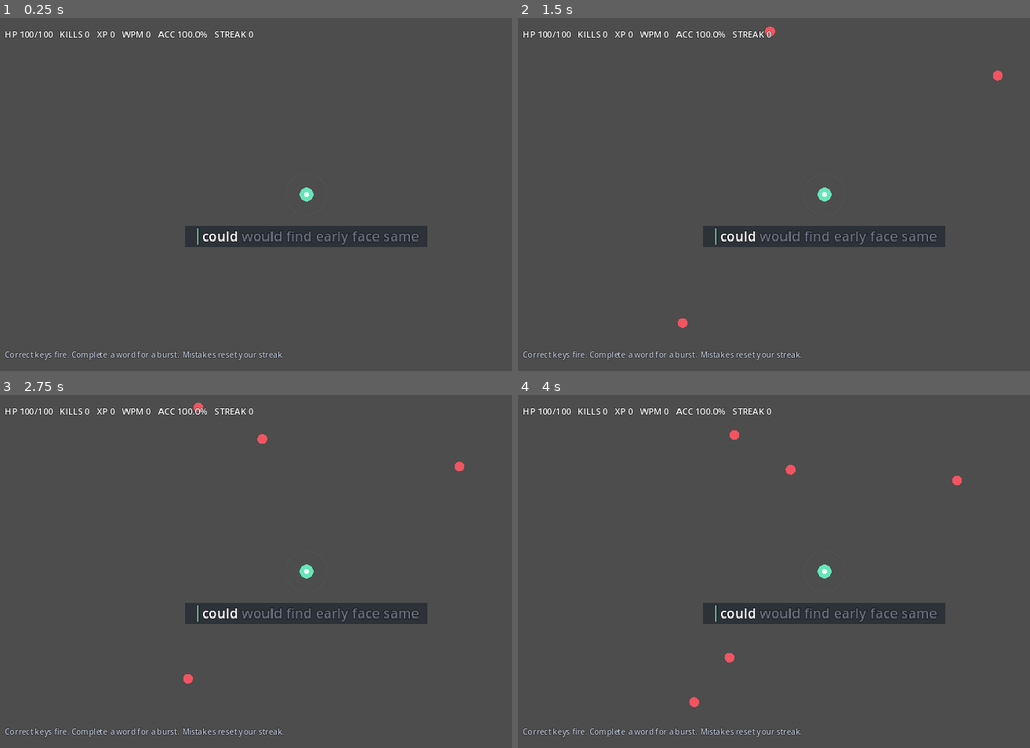
Above: before the commit, frames 1-4 (two rows, left to right).
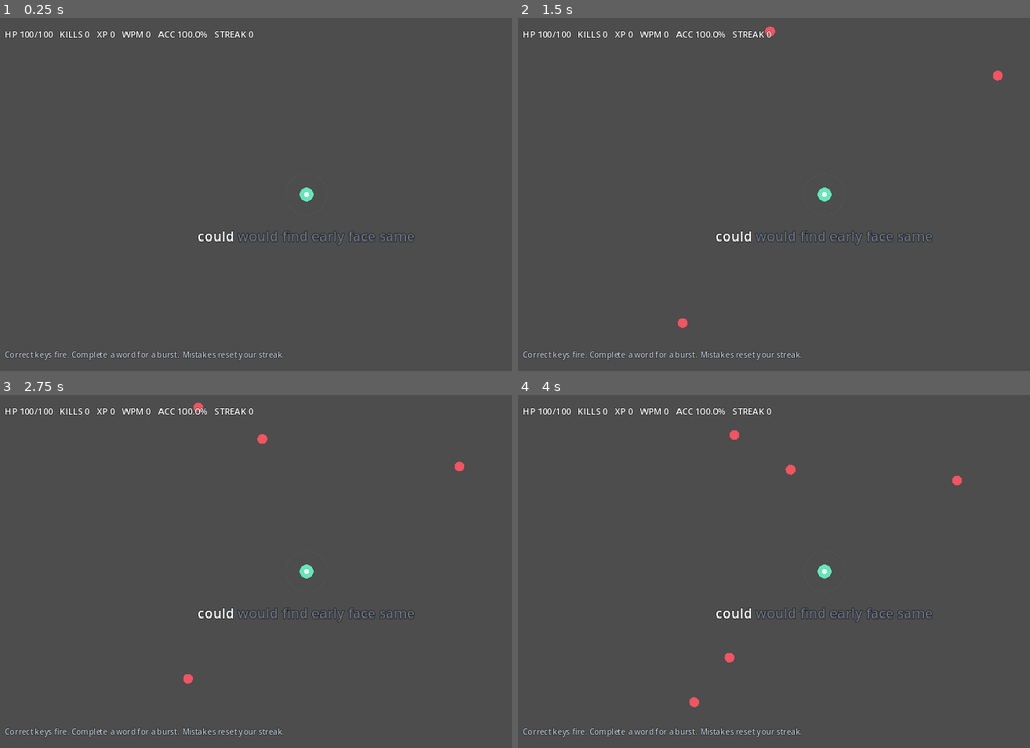
Above: after the commit, the same moments.

Repository: jlcuenca00/typing-roguelite
Game: Godot game, scene res://scenes/Main.tscn
Same seed, same stepped clock (60 frames per second), same inputs: the game is played once before the commit and once after it.
Inputs:
- Up to frame 1 (0.25 s): no input
- Up to frame 2 (1.5 s): tap Enter at 0.5 s
- Up to frame 3 (2.75 s): tap Space at 2 s
- Up to frame 4 (4 s): no input

The runs differ from the first frame. In frame 1, 2.4% of the frame differs, in the area x 36-84%, y 58-65%; in frame 2, 2.4%; in frame 3, 2.4%; in frame 4, 2.4%.
Error after the commit: Invalid access to property or key 'size' on a base object of type 'null instance'. (res://scripts/main.gd:361)

Commit message:
ui: use non-layout-shifting overlay caret

Diff:
--- a/game/scripts/main.gd
+++ b/game/scripts/main.gd
@@ -27,6 +27,13 @@
 var shake_time := 0.0
 var shake_strength := 0.0
 
+# The caret is a separate overlay, like Monkeytype's. It never becomes part
+# of the text string, so advancing it cannot change the word's layout.
+var caret_target_x := 0.0
+var caret_visual_x := 0.0
+var caret_initialized := false
+var caret_idle_time := 0.0
+
 var kills := 0
 var xp := 0
 var words_completed := 0
@@ -39,6 +46,7 @@
 var typed_characters := 0
 
 @onready var typing_panel: RichTextLabel = $HUD/TypingPanel
+@onready var typing_caret: ColorRect = $HUD/TypingCaret
 @onready var stats_label: Label = $HUD/Stats
 
 
@@ -47,7 +55,7 @@
 	_load_words()
 	for i in range(6):
 		_append_random_word()
-	_update_typing_ui()
+	_update_typing_ui(true)
 	_update_stats()
 	queue_redraw()
 
@@ -71,6 +79,7 @@
 	_update_damage_numbers(delta)
 	_update_stats()
 	_update_canvas_shake()
+	_update_typing_caret(delta)
 	queue_redraw()
 
 
@@ -85,8 +94,10 @@
 		return
 
 	typed_characters += 1
+	caret_idle_time = 0.0
 	var current := word_queue[0]
 	var expected := current.substr(typed_index, 1)
+	var snap_caret := false
 
 	if typed == expected:
 		correct_keys += 1
@@ -99,12 +110,13 @@
 
 		if typed_index >= current.length():
 			_complete_word()
+			snap_caret = true
 	else:
 		incorrect_keys += 1
 		streak = 0
 		error_flash = 0.16
 
-	_update_typing_ui()
+	_update_typing_ui(snap_caret)
 
 
 func _load_words() -> void:
@@ -309,36 +321,74 @@
 			damage_numbers[i] = number
 
 
-func _update_typing_ui() -> void:
+func _update_typing_ui(snap_caret: bool = false) -> void:
 	if word_queue.is_empty():
 		return
 
-	var current := word_queue[0]
-	var completed := current.substr(0, typed_index)
-	var next_character := ""
-	var remaining := ""
-
-	if typed_index < current.length():
-		next_character = current.substr(typed_index, 1)
-		remaining = current.substr(typed_index + 1)
-
+	# Do not insert a "|" character into the line. The displayed text remains
+	# pixel-identical while typing; only the overlay caret moves.
 	var pieces: Array[String] = []
-	# Keep the word one color. A thin caret marks the exact insertion point
-	# without turning the next character into a second color block.
-	var current_markup := "[color=#ffffff]" + completed
-	if next_character != "":
-		current_markup += "[color=#8ff0c2]│[/color]" + next_character
-	current_markup += remaining + "[/color]"
-	pieces.append(current_markup)
+	pieces.append("[color=#ffffff]" + word_queue[0] + "[/color]")
 
 	for i in range(1, mini(word_queue.size(), 6)):
 		pieces.append("[color=#697180]" + word_queue[i] + "[/color]")
 
-	var prefix := ""
+	typing_panel.text = "[center]" + " ".join(pieces) + "[/center]"
+	_update_caret_target(snap_caret)
+
+
+func _update_caret_target(snap: bool = false) -> void:
+	if word_queue.is_empty():
+		return
+
+	var font := typing_panel.get_theme_font("normal_font")
+	var font_size := typing_panel.get_theme_font_size("normal_font_size")
+	var visible_words: Array[String] = []
+
+	for i in range(mini(word_queue.size(), 6)):
+		visible_words.append(word_queue[i])
+
+	var plain_line := " ".join(visible_words)
+	var completed := word_queue[0].substr(0, typed_index)
+	var total_width := font.get_string_size(
+		plain_line, HORIZONTAL_ALIGNMENT_LEFT, -1, font_size
+	).x
+	var completed_width := font.get_string_size(
+		completed, HORIZONTAL_ALIGNMENT_LEFT, -1, font_size
+	).x
+
+	var line_left := typing_panel.position.x + (typing_panel.size.x - total_width) * 0.5
+	caret_target_x = line_left + completed_width - typing_caret.size.x * 0.5
+
+	if snap or not caret_initialized:
+		caret_visual_x = caret_target_x
+		caret_initialized = true
+		typing_caret.position.x = caret_visual_x
+
+
+func _update_typing_caret(delta: float) -> void:
+	if not caret_initialized:
+		return
+
+	caret_idle_time += delta
+
+	# Roughly Monkeytype's "fast" feel: settle over a few frames rather than
+	# teleporting, while the underlying letters never move.
+	var follow := 1.0 - exp(-35.0 * delta)
+	caret_visual_x = lerpf(caret_visual_x, caret_target_x, follow)
+	typing_caret.position.x = caret_visual_x
+	typing_caret.position.y = typing_panel.position.y + 4.0
+
 	if error_flash > 0.0:
-		prefix = "[color=#ff6673]×[/color] "
-
-	typing_panel.text = "[center][bgcolor=#252a33cc]  " + prefix + " ".join(pieces) + "  [/bgcolor][/center]"
+		typing_caret.color = Color(1.0, 0.36, 0.42, 1.0)
+		typing_caret.modulate.a = 1.0
+	elif caret_idle_time > 0.65:
+		typing_caret.color = Color(0.56, 0.94, 0.76, 1.0)
+		var blink_phase := (sin((caret_idle_time - 0.65) * TAU * 1.15) + 1.0) * 0.5
+		typing_caret.modulate.a = lerpf(0.22, 1.0, blink_phase)
+	else:
+		typing_caret.color = Color(0.56, 0.94, 0.76, 1.0)
+		typing_caret.modulate.a = 1.0
 
 
 func _update_stats() -> void:
